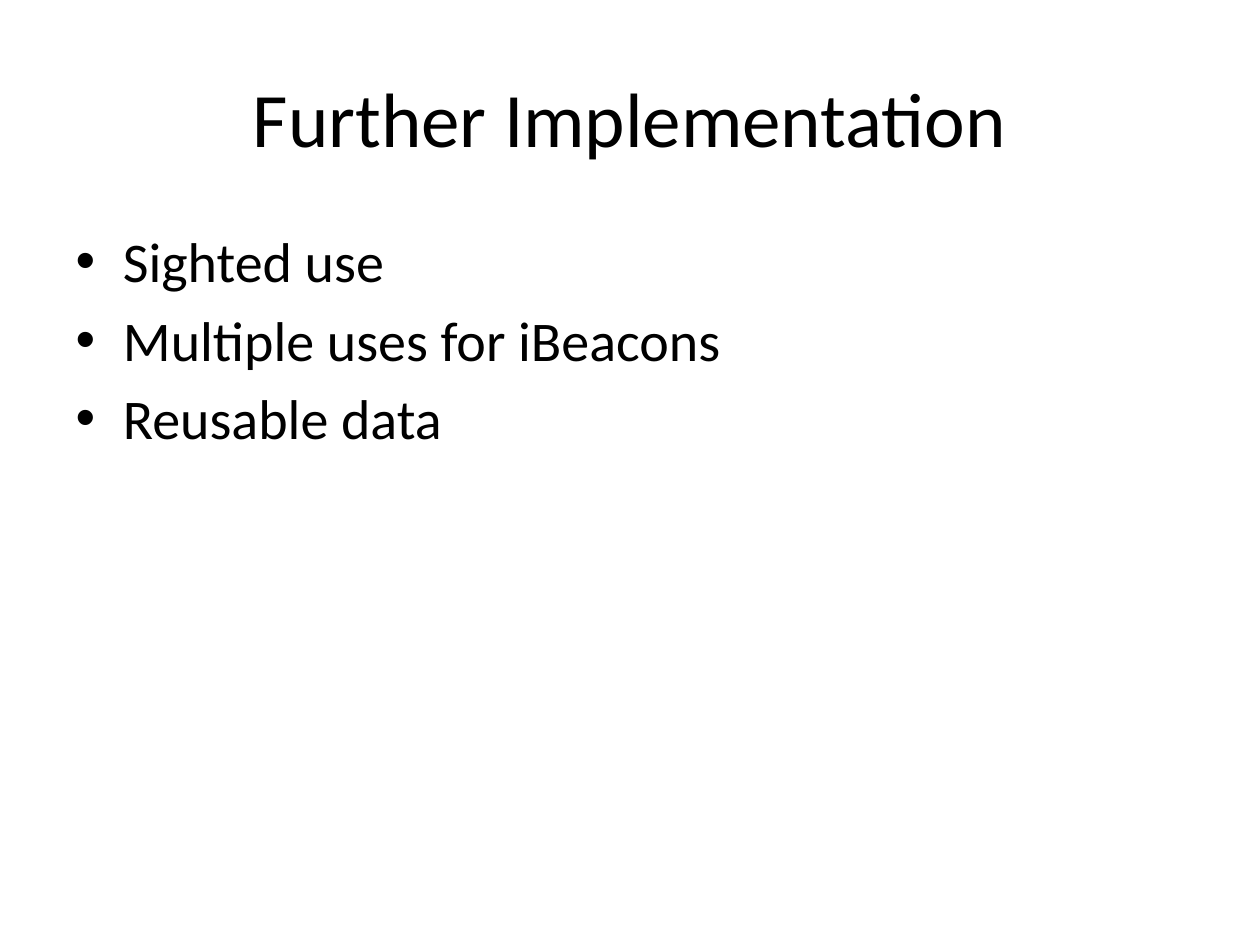
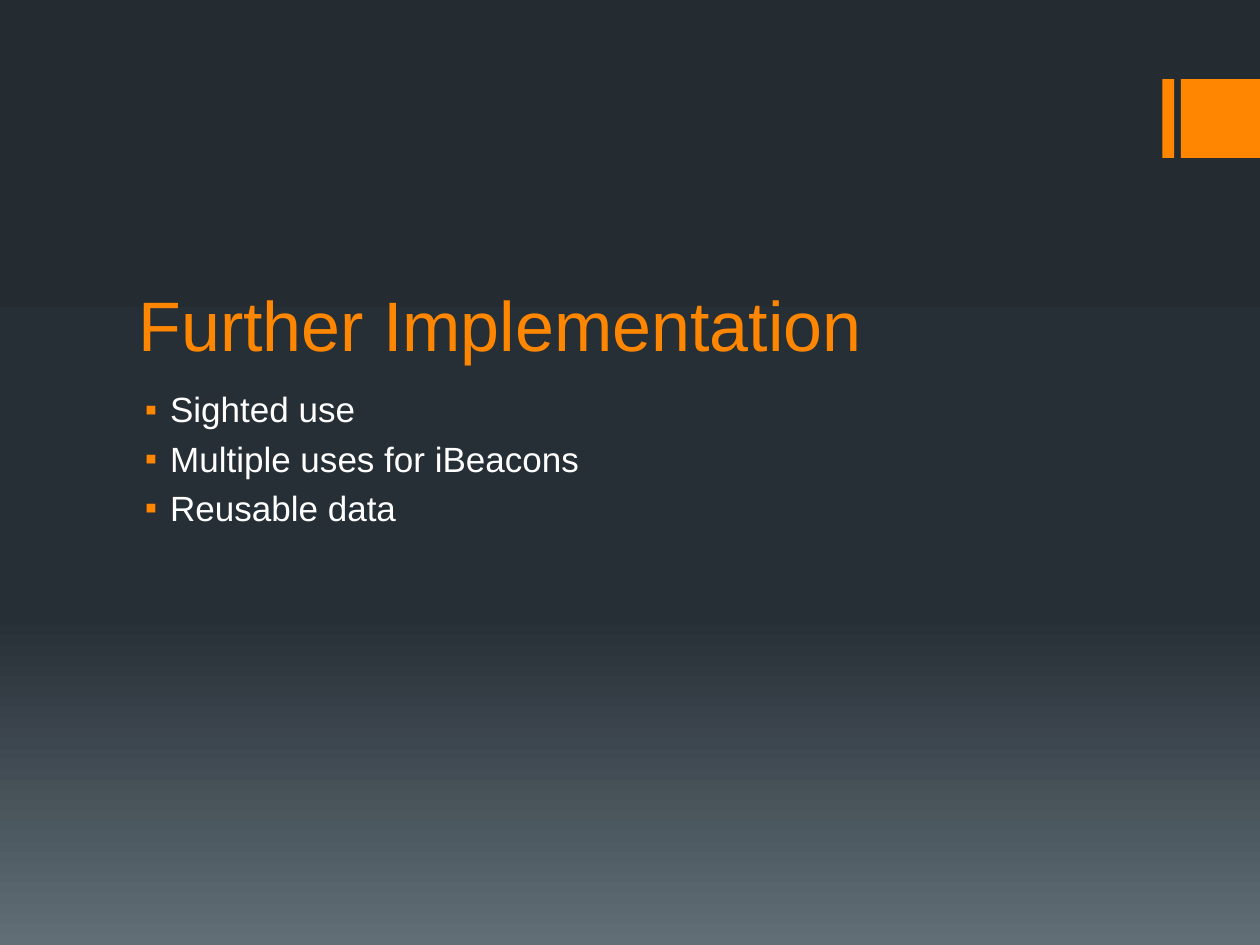
Before and after one commit to bournemouth2016/team-12, a slide deck: slide 6 of Presentation/JP.pptx (slide 9 before the commit). Drawn at 1260x945 pixels with LibreOffice and Linux fonts; fonts in the diff are those of the drawing. Boxes give left, top, right and bottom in pixels: in the first picture for what was removed or moved away, otherwise in the second. Text is boxed around its words. In the diff, an @@ line names an element or a change of style, - is before the commit and + after.

```diff
--- a/Presentation/JP.pptx
+++ b/Presentation/JP.pptx
@@ background #FFFFFF to gradient #242C33 to #273037 to #636D76 @@
@@ rectangle added at box(1162, 79, 1173, 159), fill #FF8600 @@
@@ rectangle added at box(1181, 79, 1260, 159), fill #FF8600 @@
@@ title "Further Implementation": place and size @@
-title "Further Implementation" at box(253, 93, 1006, 160)
+title "Further Implementation" at box(139, 300, 861, 364)
@@ title "Further Implementation" at box(139, 300, 861, 364): size 44 to 40 pt, font Calibri to Arial, text colour #000000 to #FF8600; alignment centre to left; vertical alignment middle to bottom @@
@@ text "Sighted use": place and size @@
-text "Sighted use" at box(123, 243, 720, 440)
+text "Sighted use" at box(170, 396, 579, 522)
@@ text "Sighted use" at box(170, 396, 579, 522): size 32 to 20 pt, font Calibri to Arial, text colour #000000 to #FFFFFF; bullet • to ▪; less space between paragraphs @@
```
Also in this commit, not shown: 5 other slides changed, 1 slide added, 4 slides removed.
